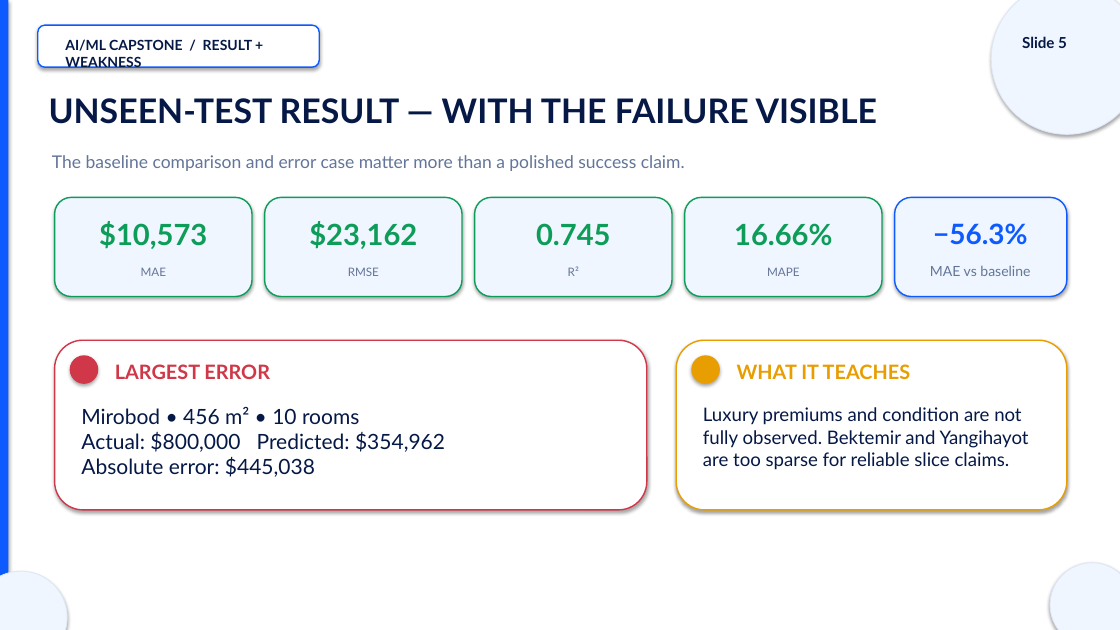
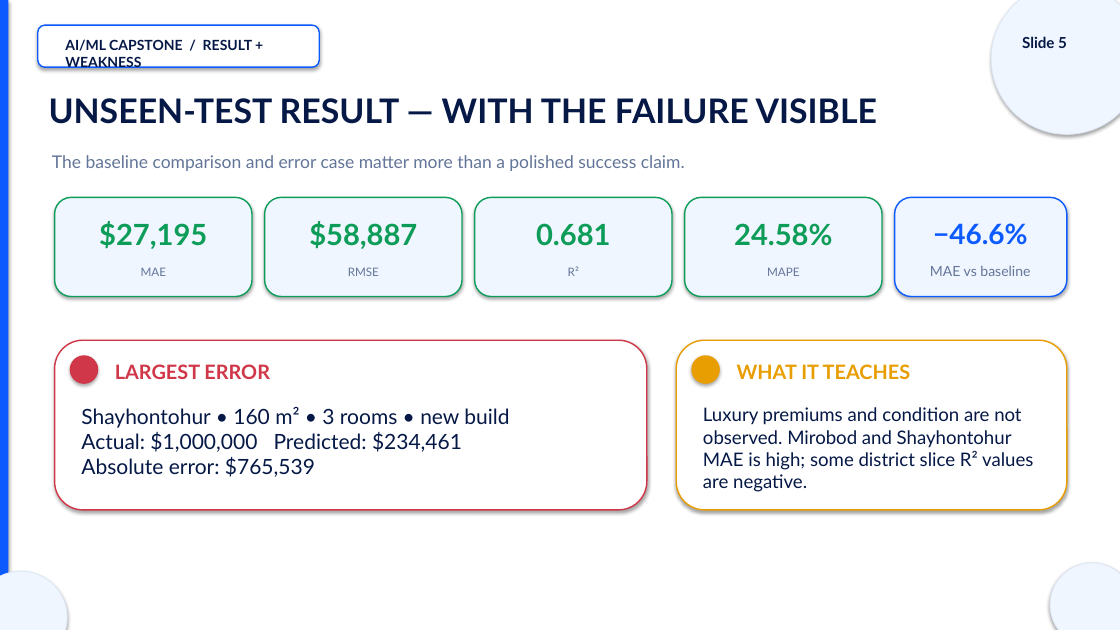
Before and after one commit to DilnuraHamdamova/tashkent-house-price-predictor, a slide deck: slide 5 of presentation/Tashkent_House_Price_Defense.pptx. Drawn at 1120x630 pixels with LibreOffice and Linux fonts; fonts in the diff are those of the drawing. Boxes give left, top, right and bottom in pixels: in the first picture for what was removed or moved away, otherwise in the second. Text is boxed around its words. In the diff, an @@ line names an element or a change of style, - is before the commit and + after.

```diff
--- a/presentation/Tashkent_House_Price_Defense.pptx
+++ b/presentation/Tashkent_House_Price_Defense.pptx
@@ text at box(99, 221, 207, 249): text changed @@
-$10,573
+$27,195
@@ text at box(309, 221, 417, 249): text changed @@
-$23,162
+$58,887
@@ text at box(536, 223, 610, 246): text changed @@
-0.745
+0.681
@@ text at box(734, 223, 832, 246): text changed @@
-16.66%
+24.58%
@@ text at box(933, 223, 1028, 245): text changed @@
-−56.3%
+−46.6%
@@ text at box(81, 407, 509, 477): text changed @@
-Mirobod • 456 m² • 10 rooms
-Actual: $800,000 Predicted: $354,962
-Absolute error: $445,038
+Shayhontohur • 160 m² • 3 rooms • new build
+Actual: $1,000,000 Predicted: $234,461
+Absolute error: $765,539
@@ text at box(703, 407, 1033, 492): text changed @@
-Luxury premiums and condition are not fully observed. Bektemir and Yangihayot are too sparse for reliable slice claims.
+Luxury premiums and condition are not observed. Mirobod and Shayhontohur MAE is high; some district slice R² values are negative.
```
Also in this commit, not shown: 9 other slides changed, 40 other files.
